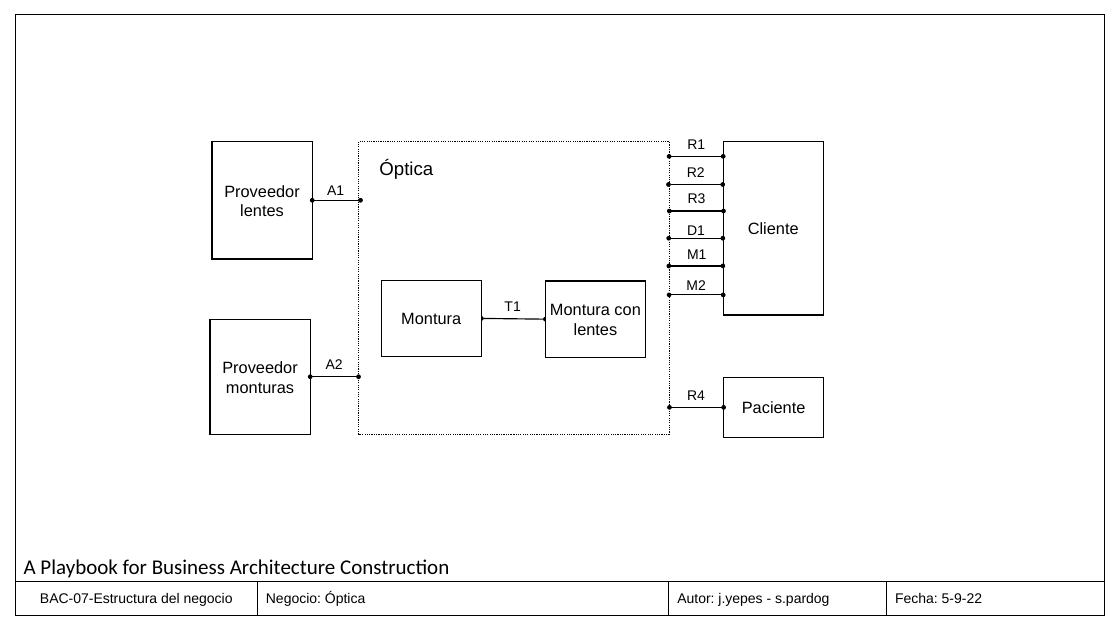
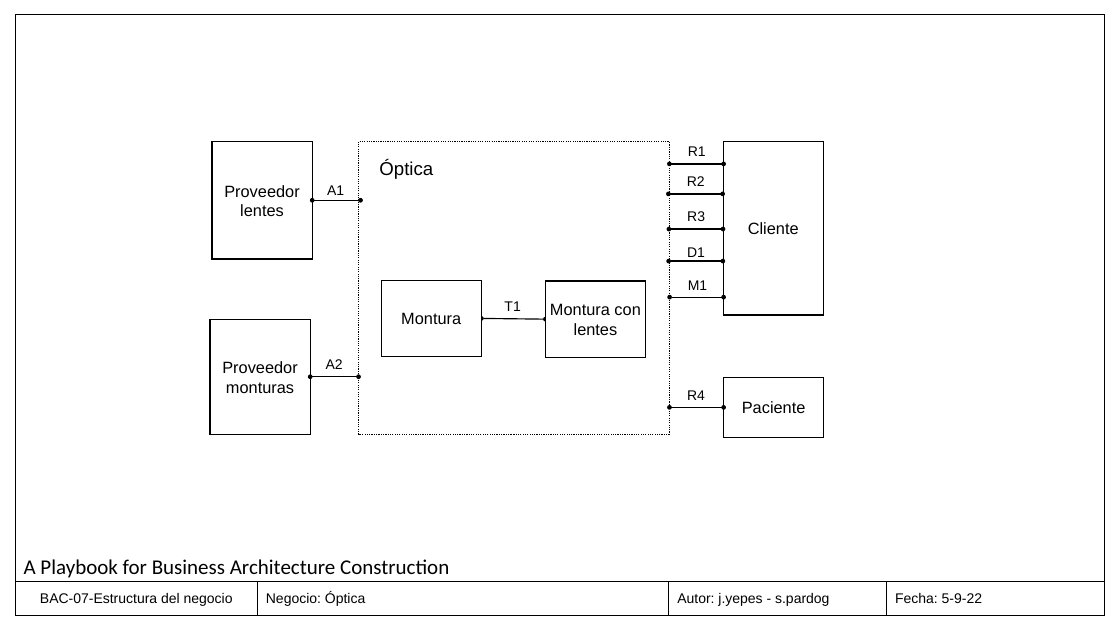
Before and after one commit to sergio-juandiego/arquiemp, a slide deck: slide 1 of HT-4/Optica BAC-07-Estructura del negocio.pptx. Drawn at 1120x630 pixels with LibreOffice and Linux fonts; fonts in the diff are those of the drawing. Boxes give left, top, right and bottom in pixels: in the first picture for what was removed or moved away, otherwise in the second. Text is boxed around its words. In the diff, an @@ line names an element or a change of style, - is before the commit and + after.

```diff
--- a/HT-4/Optica BAC-07-Estructura del negocio.pptx
+++ b/HT-4/Optica BAC-07-Estructura del negocio.pptx
@@ 2 texts, 2 double arrows: place and size @@
-2 texts, 2 double arrows at [669, 139, 723, 185]
+2 texts, 2 double arrows at [669, 146, 723, 194]
@@ text "R3": place and size @@
-text "R3" at [688, 193, 706, 203]
+text "R3" at [687, 211, 705, 221]
@@ double arrow moved from (670, 211) - (723, 211) to (669, 229) - (723, 229) @@
@@ double arrow moved from (669, 239) - (723, 239) to (669, 261) - (723, 261) @@
@@ text "D1": place and size @@
-text "D1" at [687, 225, 705, 239]
+text "D1" at [687, 247, 705, 261]
@@ double arrow removed from (669, 295) to (723, 295) @@
@@ double arrow moved from (669, 266) - (723, 266) to (670, 297) - (723, 297) @@
@@ text "M1": place and size @@
-text "M1" at [687, 249, 706, 259]
+text "M1" at [688, 280, 707, 290]
@@ text removed at [686, 280, 705, 290] @@
-M2
```
Also in this commit, not shown: 1 other file.
